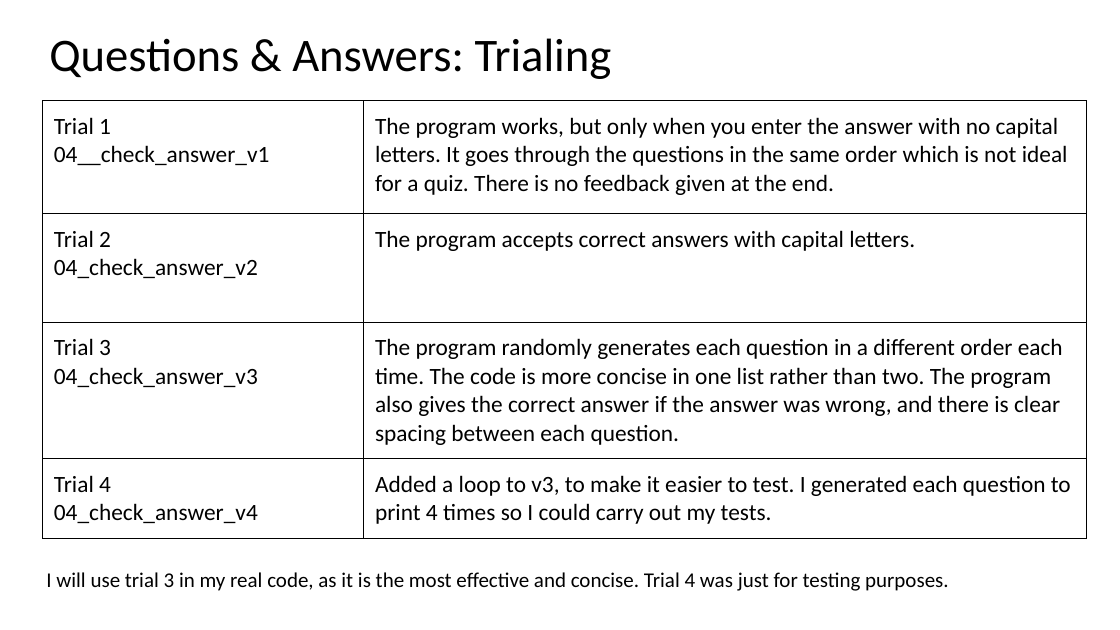
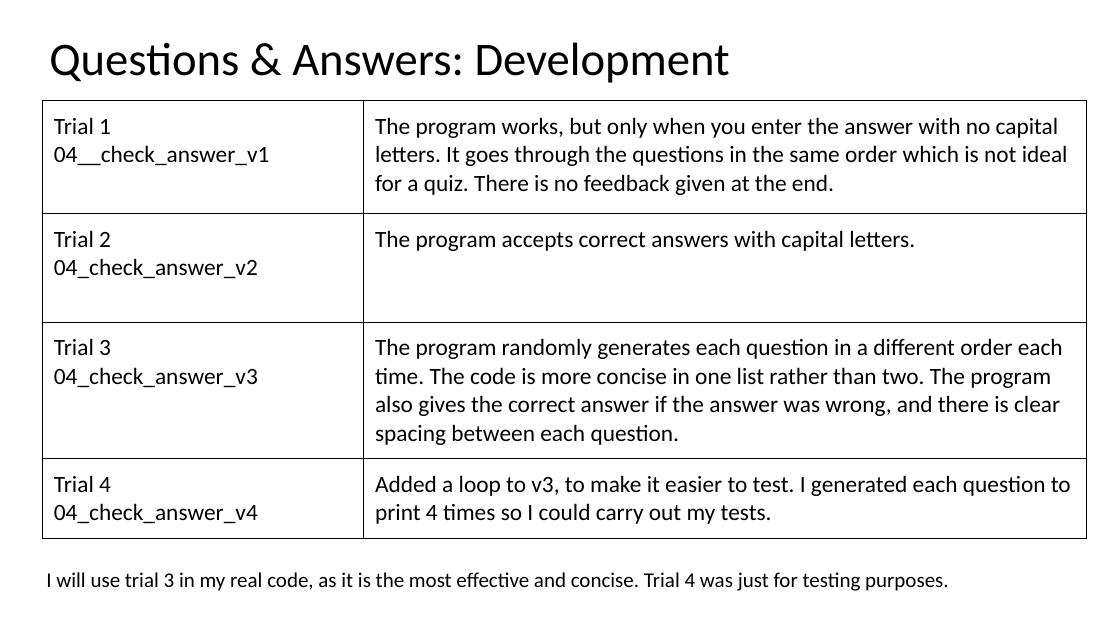
Before and after one commit to jireh-t/Assessment, a slide deck: slide 18 of 1.7 and 1.8 documentation.pptx (slide 16 before the commit). Drawn at 1120x630 pixels with LibreOffice and Linux fonts; fonts in the diff are those of the drawing. Boxes give left, top, right and bottom in pixels: in the first picture for what was removed or moved away, otherwise in the second. Text is boxed around its words. In the diff, an @@ line names an element or a change of style, - is before the commit and + after.

```diff
--- a/1.7 and 1.8 documentation.pptx
+++ b/1.7 and 1.8 documentation.pptx
@@ title at [49,42,730,83]: text changed @@
-Questions & Answers: Trialing
+Questions & Answers: Development
```
Also in this commit, not shown: 2 other slides changed, 2 slides added, 3 other files.
